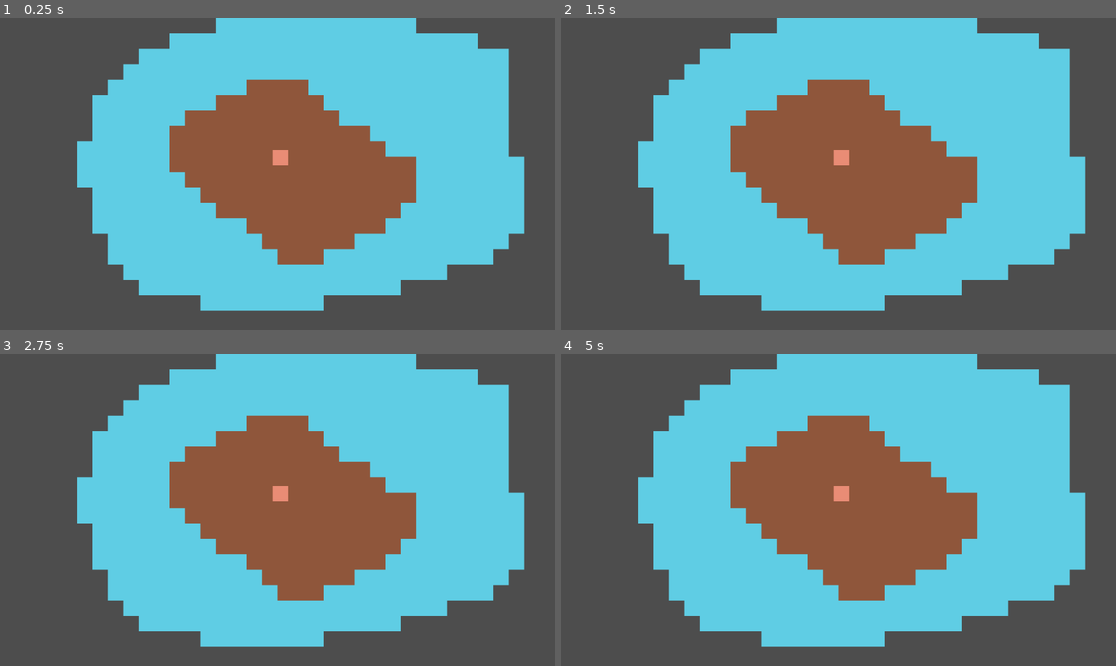
Above: before the commit, frames 1-4 (two rows, left to right).
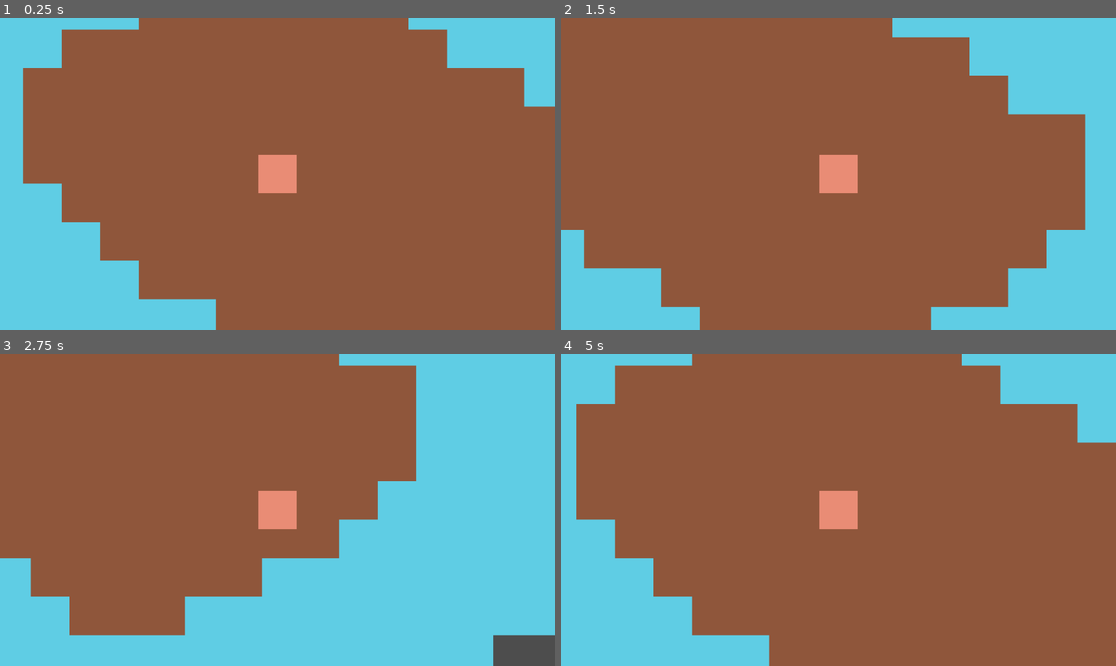
Above: after the commit, the same moments.

Repository: gentifa576/IslandSurvival
Game: Godot game, scene res://game_scene.tscn
The game is run twice, just before and just after one commit, with the same random seed, the same clock (stepped at 60 frames per second) and the same inputs.
Inputs:
- Up to frame 1 (0.25 s): no input
- Up to frame 2 (1.5 s): tap Enter at 0.5 s; hold Right (ui_right) 0.53-1.28 s; hold Down (ui_down) from 1.28 s (still down)
- Up to frame 3 (2.75 s): release Down (ui_down) at 2.03 s; hold Right (ui_right) from 2.03 s (still down)
- Up to frame 4 (5 s): release Right (ui_right) at 2.78 s; hold Up (ui_up) 2.78-3.53 s; hold Left (ui_left) from 3.53 s (still down)

The runs differ from the first frame. In frame 1, 83% of the frame differs, in the area x 0-100%, y 0-100%; in frame 2, 79%; in frame 3, 66%; in frame 4, 83%.
Error before the commit: Invalid access to property or key '4194309' on a base object of type 'Dictionary'. (res://Scene/character.gd:31)

Commit message:
Separate movement to component

Diff:
--- a/Scene/Character.tscn
+++ b/Scene/Character.tscn
@@ -1,11 +1,14 @@
-[gd_scene load_steps=3 format=3 uid="uid://p31u03vhrb68"]
+[gd_scene load_steps=4 format=3 uid="uid://p31u03vhrb68"]
 
-[ext_resource type="Script" path="res://Scene/character.gd" id="1_lrfr7"]
+[ext_resource type="Script" path="res://Scene/character.gd" id="1_gyfmg"]
 
 [sub_resource type="StyleBoxEmpty" id="StyleBoxEmpty_l8702"]
 
-[node name="Character" type="Node2D"]
-script = ExtResource("1_lrfr7")
+[sub_resource type="RectangleShape2D" id="RectangleShape2D_eat3p"]
+size = Vector2(32, 32)
+
+[node name="Character" type="CharacterBody2D"]
+script = ExtResource("1_gyfmg")
 
 [node name="CharacterSprite" type="PanelContainer" parent="."]
 custom_minimum_size = Vector2(32, 32)
@@ -19,8 +22,10 @@
 layout_mode = 2
 color = Color(0.913725, 0.54902, 0.458824, 1)
 
-[node name="LeftCollision" type="RayCast2D" parent="."]
-target_position = Vector2(-17, -17)
+[node name="Camera2D" type="Camera2D" parent="."]
+zoom = Vector2(2.5, 2.5)
 
-[node name="RightCollision" type="RayCast2D" parent="."]
-target_position = Vector2(17, -17)
+[node name="CollisionShape2D" type="CollisionShape2D" parent="."]
+shape = SubResource("RectangleShape2D_eat3p")
+
+[node name="ComponentContainer" type="Node2D" parent="."]
--- /dev/null
+++ b/Scene/base_component.gd
@@ -0,0 +1,8 @@
+extends Node
+class_name BaseComponent
+
+func component_process(delta):
+	pass
+
+func component_physics_process(delta):
+	pass
--- a/Scene/character.gd
+++ b/Scene/character.gd
@@ -1,50 +1,18 @@
-extends Node2D
+extends CharacterBody2D
 
-@onready var movement_dictionary = {
-	KEY_W: Vector2.UP,
-	KEY_A: Vector2.LEFT,
-	KEY_S: Vector2.DOWN,
-	KEY_D: Vector2.RIGHT
-}
-@onready var left_collision: RayCast2D = $LeftCollision
-@onready var right_collision: RayCast2D = $RightCollision
-@export var velocity = 1
-var direction
-var is_moving = false
+var components = []
 
-# Called when the node enters the scene tree for the first time.
 func _ready():
-	pass # Replace with function body.
+	for component in $ComponentContainer.get_children():
+		if component is BaseComponent:
+			components.append(component)
 
-
-# Called every frame. 'delta' is the elapsed time since the previous frame.
 func _process(delta):
-	if left_collision.is_colliding() || right_collision.is_colliding():
-		is_moving = false
+	for component in components:
+		component.component_process(delta)
 	pass
 
 func _physics_process(delta):
-	if is_moving:
-		position += direction.normalized() * velocity * delta
-
-func _unhandled_key_input(event):
-	var move_direction = movement_dictionary[event.key_label]
-	if !event.pressed && move_direction:
-		is_moving = false
-		direction = Vector2.ZERO
-#		left_collision.target_position = Vector2.ZERO
-#		right_collision.target_position = Vector2.ZERO
-
-	if event.pressed && move_direction:
-		direction = movement_dictionary[event.key_label] * 16
-		if move_direction.abs().x > 0:
-			left_collision.target_position = Vector2(move_direction.x * 16, -16)
-			right_collision.target_position = Vector2(move_direction.x * 16, 16)
-		if move_direction.abs().y > 0:
-			left_collision.target_position = Vector2(-16, move_direction.y * 16)
-			right_collision.target_position = Vector2(16, move_direction.y * 16)
-
-		if left_collision.is_colliding() || right_collision.is_colliding():
-			return
-		else:
-			is_moving = true
+	for component in components:
+		component.component_physics_process(delta)
+	pass
--- /dev/null
+++ b/Scene/movement_component.gd
@@ -0,0 +1,29 @@
+extends BaseComponent
+
+@export var target: CollisionObject2D
+@export var speed = 32
+var is_moving = false
+
+# Called when the node enters the scene tree for the first time.
+func _ready():
+	pass # Replace with function body.
+
+func component_process(delta):
+	pass
+
+func component_physics_process(delta):
+	calculate_movement()
+	if is_moving:
+		target.move_and_slide()
+	pass
+
+func calculate_movement():
+	var x_axis = Input.get_axis("ui_left", "ui_right")
+	var y_axis = Input.get_axis("ui_up", "ui_down")
+	if !Input.is_anything_pressed():
+		target.velocity = Vector2.ZERO
+		is_moving = false
+
+	if Input.is_anything_pressed():
+		target.velocity = Vector2(x_axis, y_axis).normalized() * speed
+		is_moving = true
--- /dev/null
+++ b/Scene/movement_component.tscn
@@ -0,0 +1,6 @@
+[gd_scene load_steps=2 format=3 uid="uid://jds8bu6kwcmg"]
+
+[ext_resource type="Script" path="res://Scene/movement_component.gd" id="1_pp1rh"]
+
+[node name="MovementComponent" type="Node2D"]
+script = ExtResource("1_pp1rh")
--- /dev/null
+++ b/Scene/player.tscn
@@ -0,0 +1,10 @@
+[gd_scene load_steps=3 format=3 uid="uid://l5r1wqfn1g55"]
+
+[ext_resource type="PackedScene" uid="uid://p31u03vhrb68" path="res://Scene/character.tscn" id="1_gi75r"]
+[ext_resource type="PackedScene" uid="uid://jds8bu6kwcmg" path="res://Scene/movement_component.tscn" id="2_fpcn2"]
+
+[node name="Player" instance=ExtResource("1_gi75r")]
+
+[node name="MovementComponent" parent="ComponentContainer" index="0" node_paths=PackedStringArray("target") instance=ExtResource("2_fpcn2")]
+target = NodePath("../..")
+speed = 128
--- a/game_scene.tscn
+++ b/game_scene.tscn
@@ -1,12 +1,11 @@
 [gd_scene load_steps=3 format=3 uid="uid://c05dns70kx3kv"]
 
-[ext_resource type="PackedScene" uid="uid://sa6mkngx312c" path="res://Scene/World.tscn" id="1_th0gs"]
-[ext_resource type="PackedScene" uid="uid://p31u03vhrb68" path="res://Scene/Character.tscn" id="2_3xd1f"]
+[ext_resource type="PackedScene" uid="uid://sa6mkngx312c" path="res://Scene/world.tscn" id="1_th0gs"]
+[ext_resource type="PackedScene" uid="uid://l5r1wqfn1g55" path="res://Scene/player.tscn" id="2_ak8cg"]
 
 [node name="GameScene" type="Node2D"]
 
 [node name="World" parent="." instance=ExtResource("1_th0gs")]
 
-[node name="Character" parent="." instance=ExtResource("2_3xd1f")]
-position = Vector2(582, 290)
-velocity = 32
+[node name="Player" parent="." instance=ExtResource("2_ak8cg")]
+position = Vector2(563, 312)
--- a/project.godot
+++ b/project.godot
@@ -15,6 +15,41 @@
 config/features=PackedStringArray("4.1", "GL Compatibility")
 config/icon="res://icon.svg"
 
+[input]
+
+ui_left={
+"deadzone": 0.5,
+"events": [Object(InputEventKey,"resource_local_to_scene":false,"resource_name":"","device":0,"window_id":0,"alt_pressed":false,"shift_pressed":false,"ctrl_pressed":false,"meta_pressed":false,"pressed":false,"keycode":4194319,"physical_keycode":0,"key_label":0,"unicode":0,"echo":false,"script":null)
+, Object(InputEventJoypadButton,"resource_local_to_scene":false,"resource_name":"","device":0,"button_index":13,"pressure":0.0,"pressed":false,"script":null)
+, Object(InputEventJoypadMotion,"resource_local_to_scene":false,"resource_name":"","device":0,"axis":0,"axis_value":-1.0,"script":null)
+, Object(InputEventKey,"resource_local_to_scene":false,"resource_name":"","device":0,"window_id":0,"alt_pressed":false,"shift_pressed":false,"ctrl_pressed":false,"meta_pressed":false,"pressed":false,"keycode":0,"physical_keycode":65,"key_label":0,"unicode":0,"echo":false,"script":null)
+]
+}
+ui_right={
+"deadzone": 0.5,
+"events": [Object(InputEventKey,"resource_local_to_scene":false,"resource_name":"","device":0,"window_id":0,"alt_pressed":false,"shift_pressed":false,"ctrl_pressed":false,"meta_pressed":false,"pressed":false,"keycode":4194321,"physical_keycode":0,"key_label":0,"unicode":0,"echo":false,"script":null)
+, Object(InputEventJoypadButton,"resource_local_to_scene":false,"resource_name":"","device":0,"button_index":14,"pressure":0.0,"pressed":false,"script":null)
+, Object(InputEventJoypadMotion,"resource_local_to_scene":false,"resource_name":"","device":0,"axis":0,"axis_value":1.0,"script":null)
+, Object(InputEventKey,"resource_local_to_scene":false,"resource_name":"","device":0,"window_id":0,"alt_pressed":false,"shift_pressed":false,"ctrl_pressed":false,"meta_pressed":false,"pressed":false,"keycode":0,"physical_keycode":68,"key_label":0,"unicode":0,"echo":false,"script":null)
+]
+}
+ui_up={
+"deadzone": 0.5,
+"events": [Object(InputEventKey,"resource_local_to_scene":false,"resource_name":"","device":0,"window_id":0,"alt_pressed":false,"shift_pressed":false,"ctrl_pressed":false,"meta_pressed":false,"pressed":false,"keycode":4194320,"physical_keycode":0,"key_label":0,"unicode":0,"echo":false,"script":null)
+, Object(InputEventJoypadButton,"resource_local_to_scene":false,"resource_name":"","device":0,"button_index":11,"pressure":0.0,"pressed":false,"script":null)
+, Object(InputEventJoypadMotion,"resource_local_to_scene":false,"resource_name":"","device":0,"axis":1,"axis_value":-1.0,"script":null)
+, Object(InputEventKey,"resource_local_to_scene":false,"resource_name":"","device":0,"window_id":0,"alt_pressed":false,"shift_pressed":false,"ctrl_pressed":false,"meta_pressed":false,"pressed":false,"keycode":0,"physical_keycode":87,"key_label":0,"unicode":0,"echo":false,"script":null)
+]
+}
+ui_down={
+"deadzone": 0.5,
+"events": [Object(InputEventKey,"resource_local_to_scene":false,"resource_name":"","device":0,"window_id":0,"alt_pressed":false,"shift_pressed":false,"ctrl_pressed":false,"meta_pressed":false,"pressed":false,"keycode":4194322,"physical_keycode":0,"key_label":0,"unicode":0,"echo":false,"script":null)
+, Object(InputEventJoypadButton,"resource_local_to_scene":false,"resource_name":"","device":0,"button_index":12,"pressure":0.0,"pressed":false,"script":null)
+, Object(InputEventJoypadMotion,"resource_local_to_scene":false,"resource_name":"","device":0,"axis":1,"axis_value":1.0,"script":null)
+, Object(InputEventKey,"resource_local_to_scene":false,"resource_name":"","device":0,"window_id":0,"alt_pressed":false,"shift_pressed":false,"ctrl_pressed":false,"meta_pressed":false,"pressed":false,"keycode":0,"physical_keycode":83,"key_label":0,"unicode":0,"echo":false,"script":null)
+]
+}
+
 [rendering]
 
 renderer/rendering_method="gl_compatibility"
